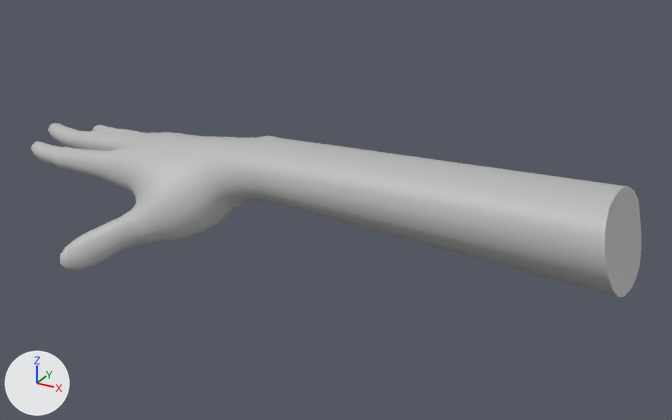
The FBX model Assets/Oculus/VR/Meshes/HandTracking/OculusHand_R.fbx as it was, and as the next commit left it.
The view is the same before and after, from a camera (50 mm lens) standing at (0.301, -0.456, 0.211) and looking at (0.05, 0.001, -0.018). The axes (+X, +Y, +Z) are drawn at lower left. The lights are the same throughout. Where no turn or scale is listed for an object, it has been applied to the vertices.

The first picture shows 'r_handMeshNode'.
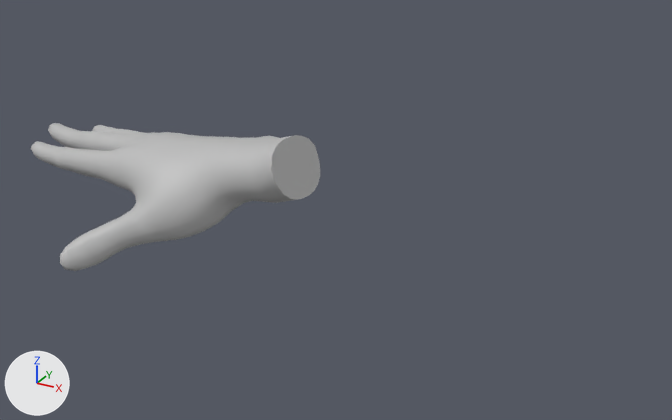
Pixel boxes [x1, y1, x2, y2] of what changed, in the pictures (672 x 420 px; the box of a moved part takes in the faces that stretch with it):
'r_handMeshNode', reshaped (53% narrower, 15% shorter): before [31, 123, 642, 297]; after [31, 123, 320, 271]
part 1 of me_mesh, moved or reshaped: before [258, 138, 642, 297]; after [258, 135, 320, 202]

What changed in the scene script:
```text
Change me_mesh:
    where me_mesh.from_pydata(...)  # 1159 vertices, 2314 faces; spans x -0.19..0.228, y -0.088..0.058, z -0.058..0.027
    used by ob_r_handmeshnode; location = (0.0, 0.0, 0.0)
    me_mesh part 1: all 20 vertices in x 0.215..0.228, y -0.037..0.039, z -0.026..0.027 are scaled about their middle by (1, 0.686, 0.686), then moved by (-0.199, 0.0, 0.004)
```
